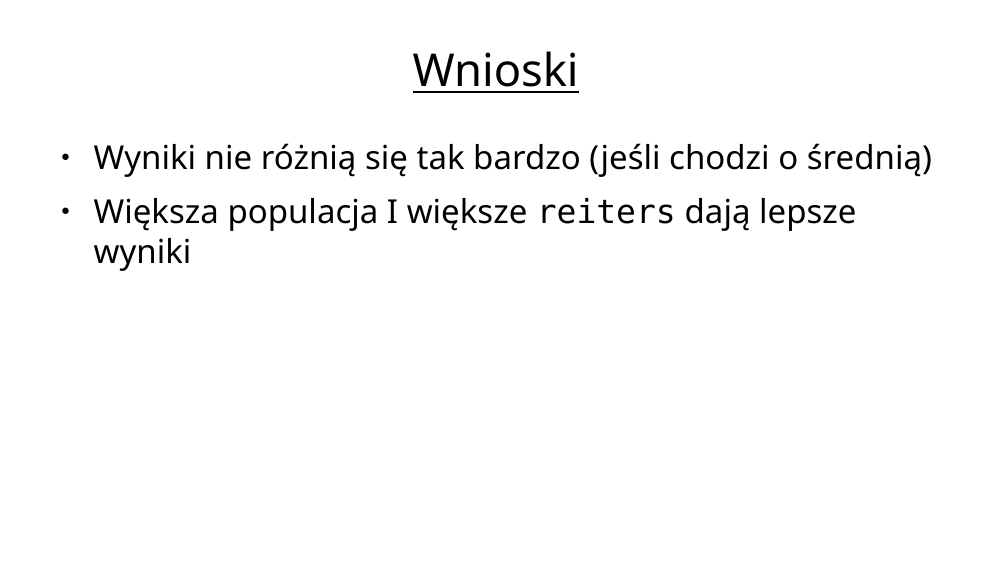
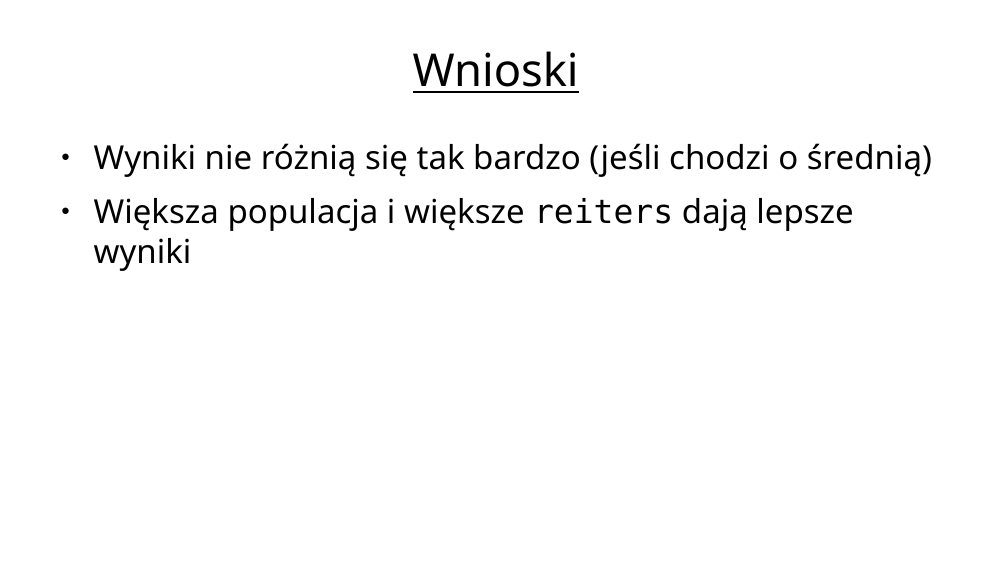
Before and after one commit to kele/metaheur_population_based, a slide deck: slide 18 of pres.odp. Drawn at 1008x567 pixels with LibreOffice and Linux fonts; fonts in the diff are those of the drawing; background and template pictures are left out. Boxes give left, top, right and bottom in pixels: in the first picture for what was removed or moved away, otherwise in the second. Text is boxed around its words. In the diff, an @@ line names an element or a change of style, - is before the commit and + after.

```diff
--- a/pres.odp
+++ b/pres.odp
@@ text at [94,198,853,271]: text changed @@
-● Większa populacja I większe reiters dają lepsze wyniki
+● Większa populacja i większe reiters dają lepsze wyniki
```
Also in this commit, not shown: 4 other slides changed.
